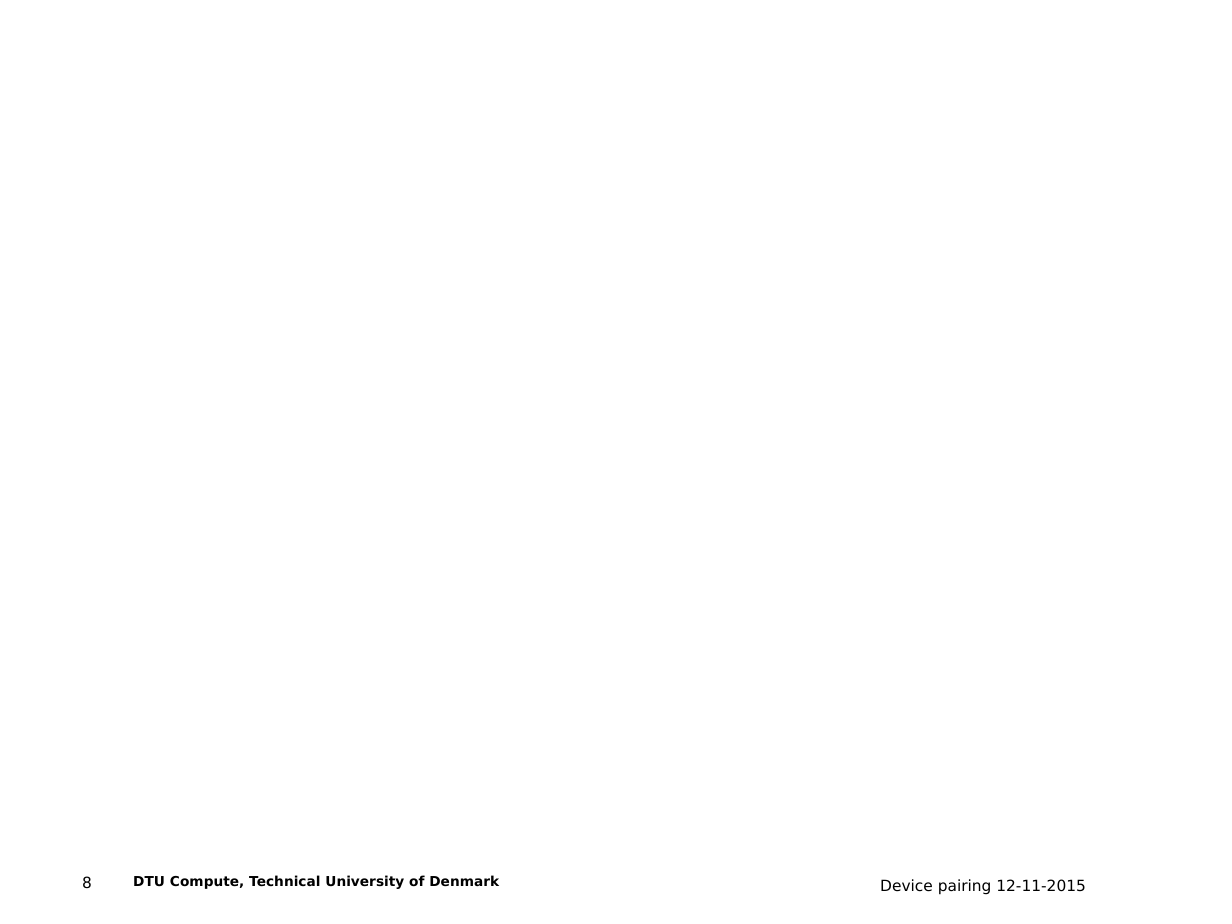
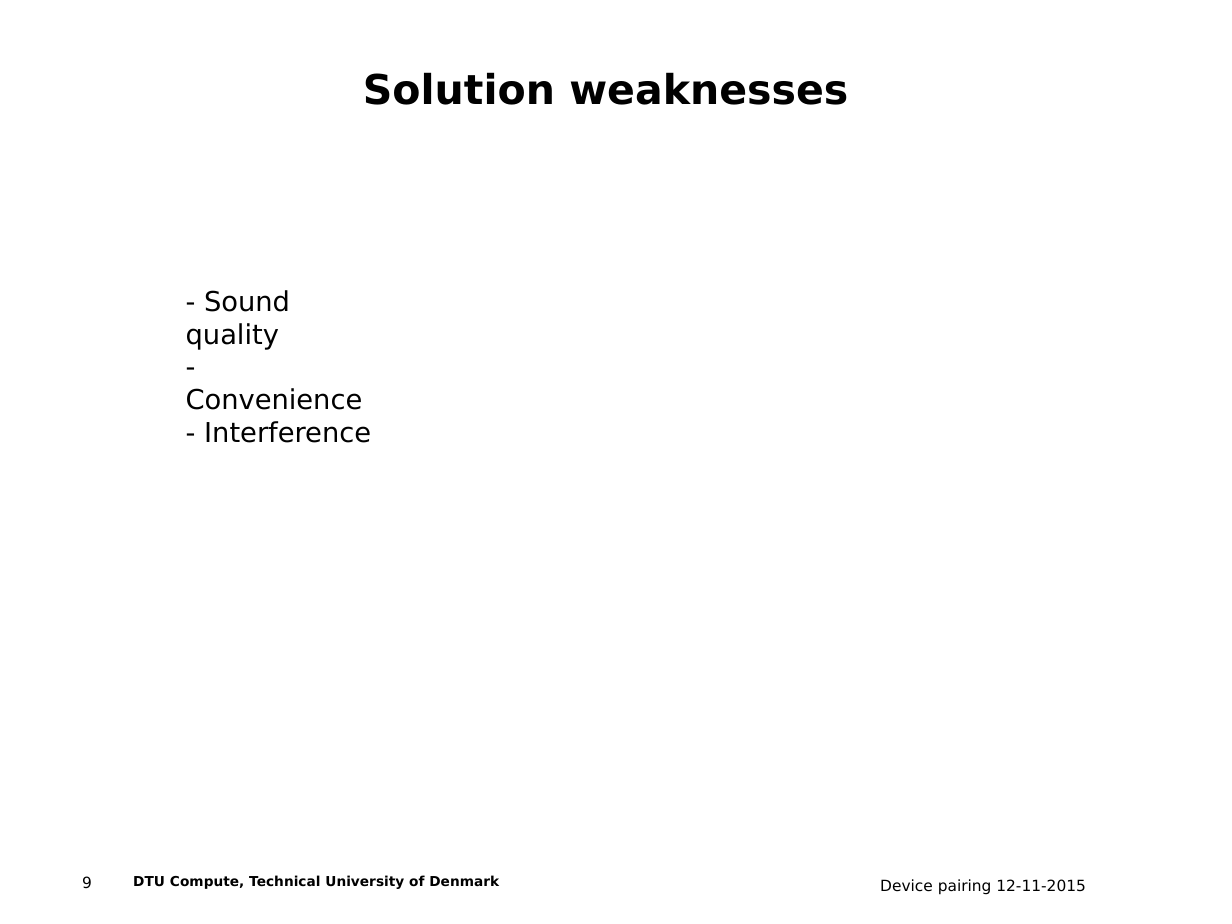
Before and after one commit to ttsoftware/applied-cryptography, a slide deck: slide 9 of Audio-based Out of Band Channel key exchange.ppt (slide 8 before the commit). Drawn at 1232x924 pixels with LibreOffice and Linux fonts; fonts in the diff are those of the drawing; background and template pictures are left out. Boxes give left, top, right and bottom in pixels: in the first picture for what was removed or moved away, otherwise in the second. Text is boxed around its words. In the diff, an @@ line names an element or a change of style, - is before the commit and + after.

```diff
--- a/Audio-based Out of Band Channel key exchange.ppt
+++ b/Audio-based Out of Band Channel key exchange.ppt
@@ text added at (x1=363, y1=72, x2=848, y2=105), 24 pt, text #000000, bold @@
+Solution weaknesses
@@ text added at (x1=186, y1=290, x2=371, y2=443), 16 pt, text #000000 @@
+- Sound quality
+- Convenience
+- Interference
@@ page number at (x1=82, y1=876, x2=92, y2=889): text changed @@
-8
+9
```
Also in this commit, not shown: 3 other slides changed, 1 slide added.
